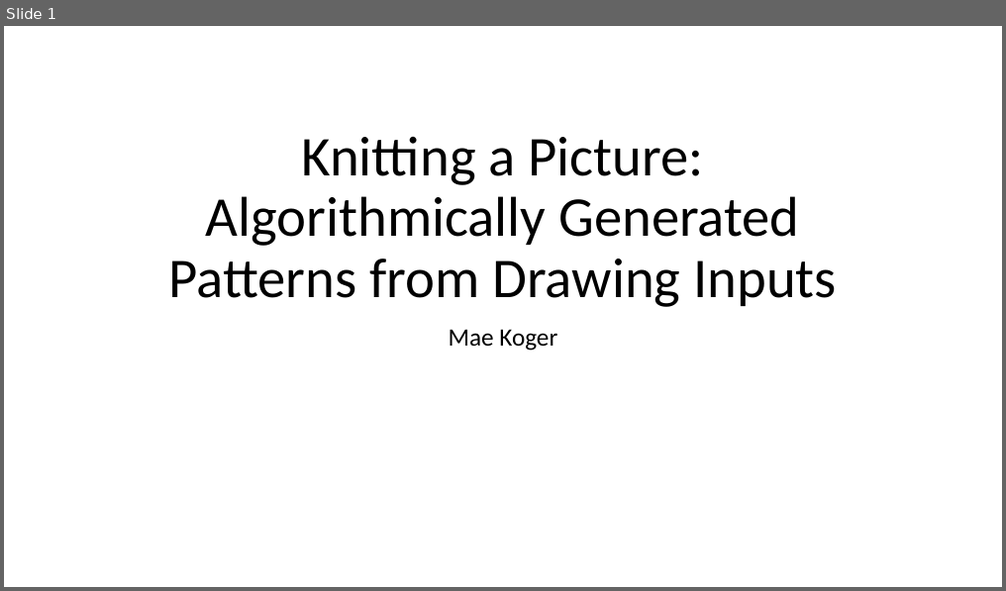
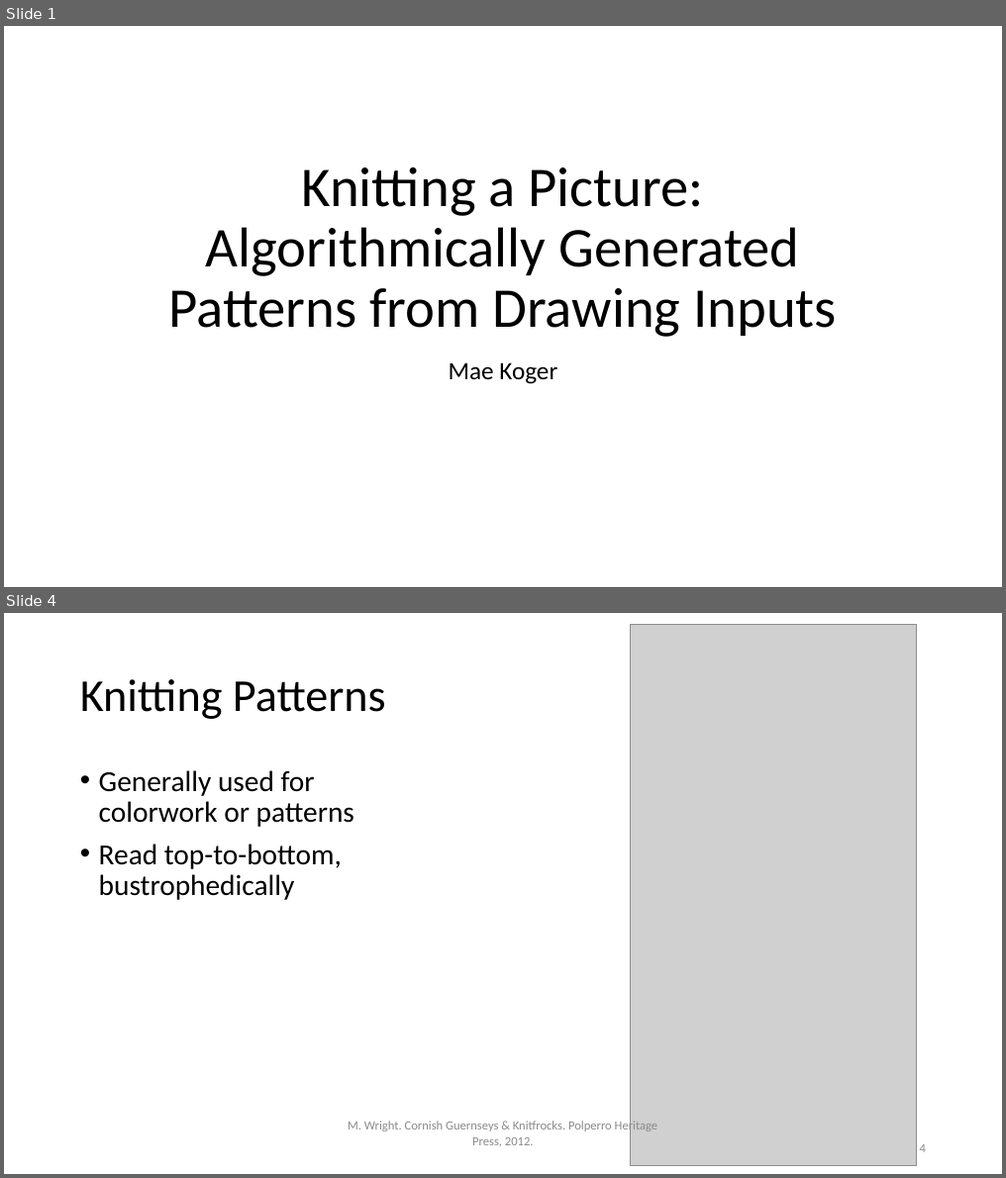
Before and after one commit to mkoger24/cs200finalproject, a slide deck: PresentationKnittingAlgorithm.pptx. Shown one above the other, each under a label of ours: slide 1 before the commit, slides 1 and 4 after it; the slides between them are not shown. The pictures are 1006x591 and 1006x1178 pixels, drawn with LibreOffice and Linux fonts; fonts in the diff are those of the drawing; grey boxes stand for pictures. Boxes give left, top, right and bottom in pixels: in the first picture for what was removed or moved away, otherwise in the second. Text is boxed around its words. In the diff, an @@ line names an element or a change of style, - is before the commit and + after.

```diff
--- a/PresentationKnittingAlgorithm.pptx
+++ b/PresentationKnittingAlgorithm.pptx
@@ slide 4 added at bbox=[4, 613, 1002, 1174], background #FFFFFF @@
@@ picture added at bbox=[631, 624, 918, 1166] @@
@@ title added at bbox=[80, 679, 386, 719], 44 pt, text #000000 @@
+Knitting Patterns
@@ text added at bbox=[99, 770, 354, 900], 28 pt, text #000000 @@
+• Generally used for colorwork or patterns
+• Read top-to-bottom, bustrophedically
@@ text added at bbox=[348, 1120, 658, 1147], 12 pt, text #8C8C8C @@
+M. Wright. Cornish Guernseys & Knitfrocks. Polperro Heritage Press, 2012.
@@ page number added at bbox=[920, 1145, 926, 1153], 12 pt, text #8C8C8C @@
+4
@@ slide 1 changed as well @@
@@ title "Knitting a Picture: Algorithmically Generated ...": place and size @@
-title "Knitting a Picture: Algorithmically Generated ..." at bbox=[169, 137, 837, 307]
+title "Knitting a Picture: Algorithmically Generated ..." at bbox=[169, 168, 837, 337]
@@ subtitle "Mae Koger": place and size @@
-subtitle "Mae Koger" at bbox=[449, 329, 557, 351]
+subtitle "Mae Koger" at bbox=[449, 363, 557, 384]
```
Also in this commit, not shown: 10 other slides added, 2 other files.
